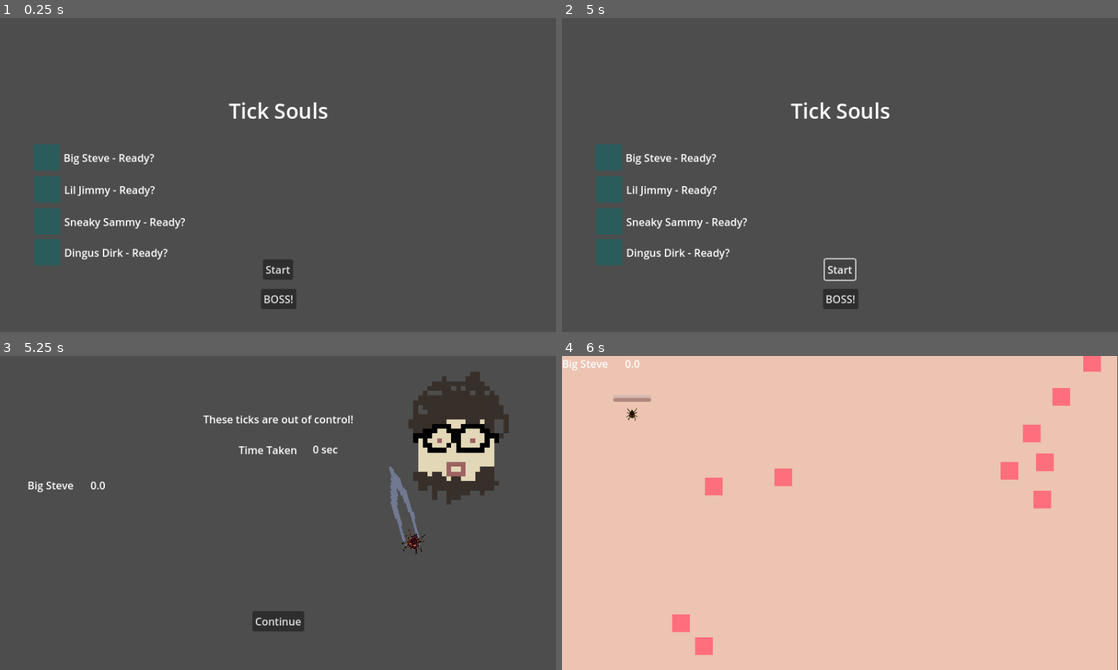
Above: before the commit, frames 1-4 (two rows, left to right).
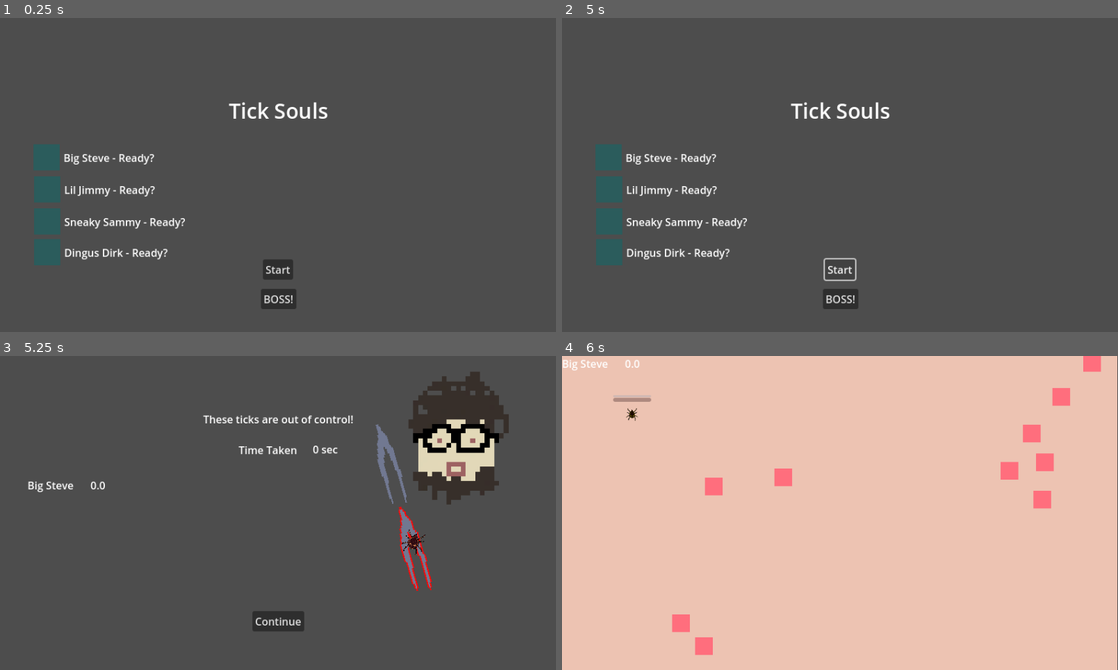
Above: after the commit, the same moments.

Repository: Topech/tick-souls
Game: Godot game, scene res://main_scene.tscn
Same seed, same stepped clock (60 frames per second), same inputs: the game is played once before the commit and once after it.
Inputs:
- Up to frame 1 (0.25 s): no input
- Up to frame 2 (5 s): click "Start" at 0.5 s; click "Start" at 1.25 s; click "BOSS!" at 2 s; click "BOSS!" at 2.75 s; click "BOSS!" at 3.5 s; click "Start" at 4.25 s
- Up to frame 3 (5.25 s): tap Enter (ui_accept) at 5 s; hold P from 5.03 s (still down)
- Up to frame 4 (6 s): tap Enter (ui_accept) at 5.27 s; release P at 5.75 s; click "Continue" at 5.75 s

Frames 1-2 are identical in both runs. In frame 3, 1.2% of the frame differs, in the area x 67-78%, y 21-75%; in frame 4, nothing differs.

Commit message:
feat: tweezer telegraph

Diff:
--- a/tweezers.gd
+++ b/tweezers.gd
@@ -17,6 +17,8 @@
 enum tweezer_states {
 	SHADOW_ONLY,
 	FOLLOWING,
+	TELEGRAPH,
+	PRE_TWEEZE,
 	TWEEZING,
 	FAILED,
 }
@@ -26,9 +28,12 @@
 var _target_switch_cooldown: bool = false
 var _target_switch_cooldown_duration: float = 2.0
 var _tweezer_completion: float = 0  # between 0 and 1
+var _pre_tweeze_animation_timer = 0;
+var _pre_tweeze_animation_flag = false;
 
 var tweezer_state = tweezer_states.FOLLOWING
 
+const _pre_tweeze_animation_interval: float = 0.1;
 
 func _ready() -> void:
 	tweezer_visuals.visible = false
@@ -45,10 +50,14 @@
 	if tweezer_state == tweezer_states.TWEEZING:
 		# tweezer sorted itself
 		pass
-	elif _tweezer_completion < 0.4:
+	elif _tweezer_completion < 0.3:
 		tweezer_state = tweezer_states.SHADOW_ONLY
-	elif _tweezer_completion < 0.9:
+	elif _tweezer_completion < 0.5:
 		tweezer_state = tweezer_states.FOLLOWING
+	elif _tweezer_completion < 0.7:
+		tweezer_state = tweezer_states.TELEGRAPH
+	elif _tweezer_completion < 1:
+		tweezer_state = tweezer_states.PRE_TWEEZE
 	elif _tweezer_completion >= 1:
 		tweezer_state = tweezer_states.FAILED
 
@@ -67,6 +76,8 @@
 	if (
 		tweezer_state == tweezer_states.SHADOW_ONLY
 		or tweezer_state == tweezer_states.FOLLOWING
+		or tweezer_state == tweezer_states.TELEGRAPH
+		or tweezer_state == tweezer_states.PRE_TWEEZE
 	):
 		velocity = position.direction_to(target_node.position) * tweezer_follow_rate
 		move_and_slide()
@@ -80,6 +91,25 @@
 		)
 	if tweezer_state == tweezer_states.FOLLOWING:
 		$TweezerVisuals.visible = true
+	if tweezer_state == tweezer_states.TELEGRAPH:
+		_pre_tweeze_animation_timer += delta;
+		if _pre_tweeze_animation_timer >= _pre_tweeze_animation_interval:
+			_pre_tweeze_animation_flag = !_pre_tweeze_animation_flag;
+			_pre_tweeze_animation_timer = 0
+		if _pre_tweeze_animation_flag == true:
+			tweezer_visuals.frame = 0
+		else:
+			tweezer_visuals.frame = 1
+	if tweezer_state == tweezer_states.PRE_TWEEZE:
+		_pre_tweeze_animation_timer += delta;
+		if _pre_tweeze_animation_timer >= _pre_tweeze_animation_interval:
+			_pre_tweeze_animation_flag = !_pre_tweeze_animation_flag;
+			_pre_tweeze_animation_timer = 0
+
+		if _pre_tweeze_animation_flag == true:
+			tweezer_visuals.frame = 0
+		else:
+			tweezer_visuals.frame = 3
 		check_for_tweezable_player()
 	if tweezer_state == tweezer_states.FAILED:
 		failed.emit(self)
@@ -89,7 +119,7 @@
 		move_and_slide()
 		if tweezed_player_node != null:
 			tweezed_player_node.position = position
-		$TweezerVisuals.frame = 1
+		tweezer_visuals.frame = 3
 
 
 func tweeze_player(player):
--- a/tweezers/tweezers.tscn
+++ b/tweezers/tweezers.tscn
@@ -9,9 +9,8 @@
 [sub_resource type="RectangleShape2D" id="RectangleShape2D_lquwl"]
 size = Vector2(16, 12)
 
-[sub_resource type="AtlasTexture" id="AtlasTexture_lquwl"]
+[sub_resource type="AtlasTexture" id="AtlasTexture_ewwud"]
 atlas = ExtResource("2_ewwud")
-region = Rect2(0, 0, 32.1229, 64)
 
 [node name="Tweezers" type="CharacterBody2D"]
 collision_layer = 0
@@ -52,8 +51,8 @@
 modulate = Color(1, 1, 1, 0.490196)
 position = Vector2(2, -49)
 scale = Vector2(1.3875, 3.34613)
-texture = SubResource("AtlasTexture_lquwl")
-vframes = 2
+texture = SubResource("AtlasTexture_ewwud")
+vframes = 4
 
 [node name="TweezeAudio" type="AudioStreamPlayer" parent="."]
 stream = ExtResource("3_ewwud")
Binary file changed: assets/tweezer_spritesheet.png
Not shown, changed: assets/tweezer_spritesheet.png.import
Not shown: 1 places in tweezers/tweezers.tscn that only renumber resources
